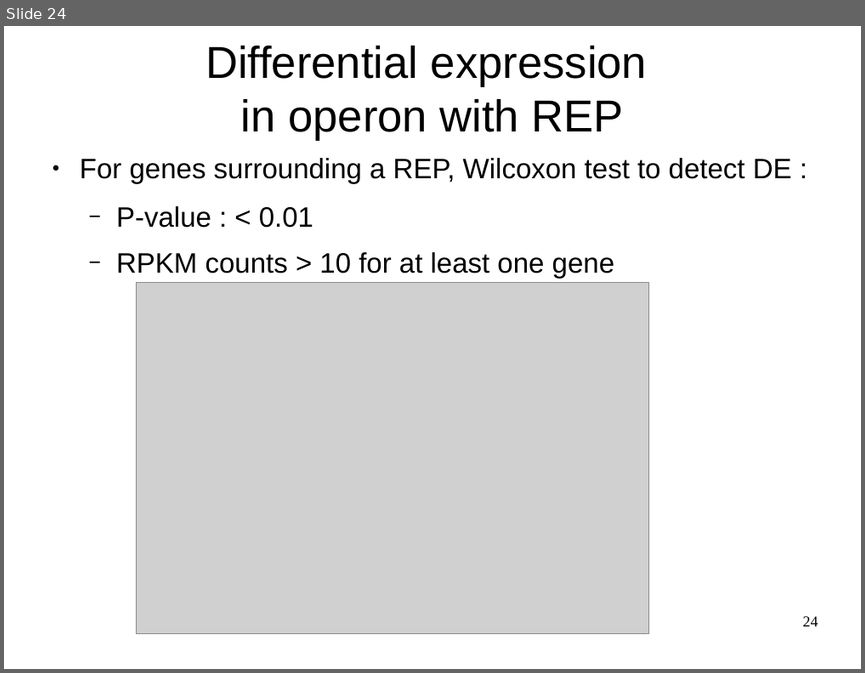
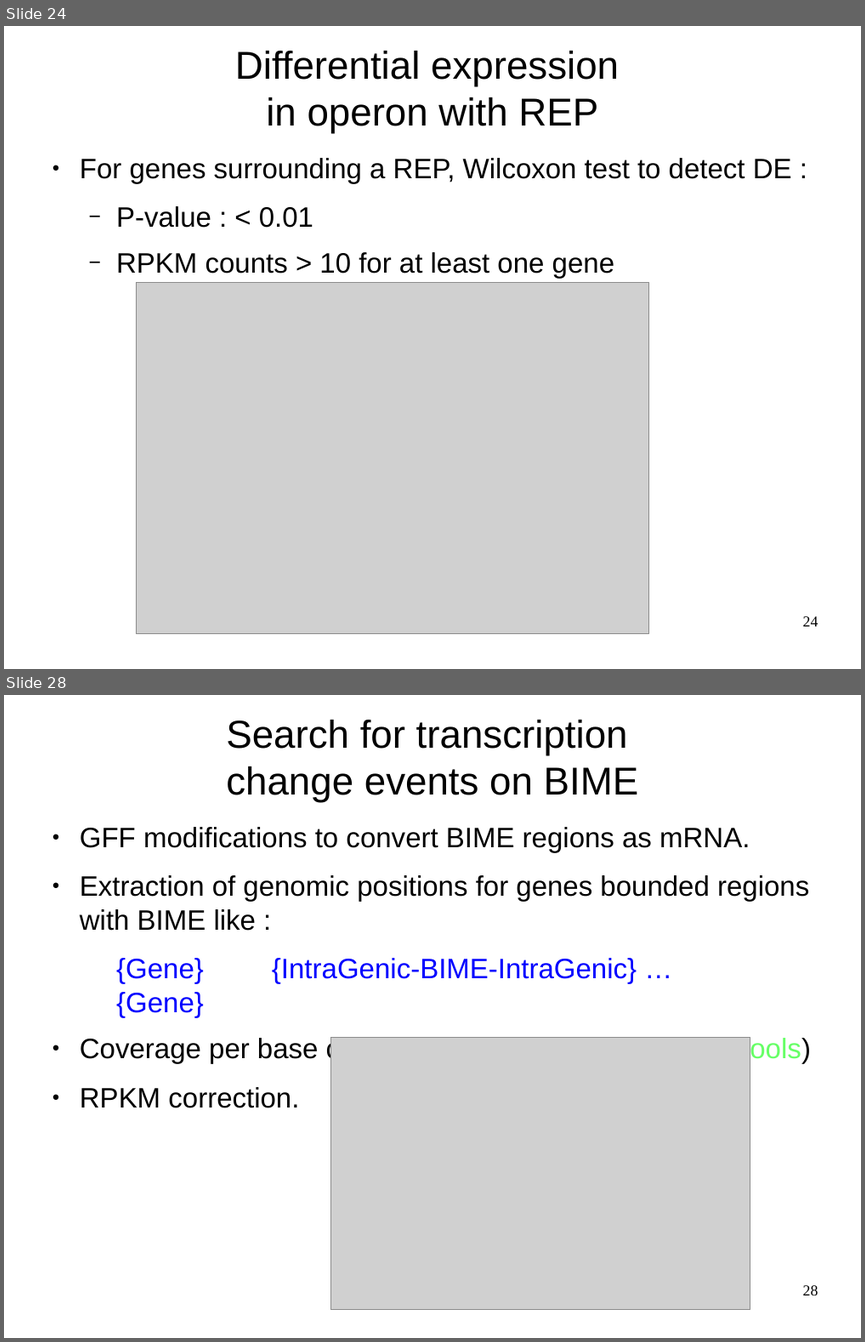
Before and after one commit to mesmeraf/stage_M2, a slide deck: presentation.odp. Shown one above the other, each under a label of ours: slide 24 before the commit, slides 24 and 28 after it; the slides between them are not shown. The pictures are 865x673 and 865x1342 pixels, drawn with LibreOffice and Linux fonts; fonts in the diff are those of the drawing; grey boxes stand for pictures; background and template pictures are left out. Boxes give left, top, right and bottom in pixels: in the first picture for what was removed or moved away, otherwise in the second. Text is boxed around its words. In the diff, an @@ line names an element or a change of style, - is before the commit and + after.

```diff
--- a/presentation.odp
+++ b/presentation.odp
@@ slide 28 added at [4, 695, 861, 1338], background picture (left out) @@
@@ title added at [226, 720, 639, 802], 36 pt, text #000000 @@
+Search for transcription
+change events on BIME
@@ text added at [80, 827, 811, 1108], 26 pt, text #000000 @@
+● GFF modifications to convert BIME regions as mRNA.
+● Extraction of genomic positions for genes bounded regions with BIME like :
+  {Gene} {IntraGenic-BIME-IntraGenic} … {Gene}
+● Coverage per base calculation on these regions (Bedtools)
+● RPKM correction.
@@ picture added at [330, 1037, 750, 1310] @@
@@ page number added at [803, 1285, 818, 1295], 14 pt, text #000000 @@
+28
@@ slide 24 changed as well @@
@@ title "Differential expression in operon with ...": place and size @@
-title "Differential expression in operon with ..." at [205, 46, 647, 141]
+title "Differential expression in operon with ..." at [235, 51, 619, 133]
@@ title "Differential expression in operon with ..." at [235, 51, 619, 133]: size 41.4 to 36 pt @@
```
Also in this commit, not shown: 24 other slides changed, 4 other slides added.
